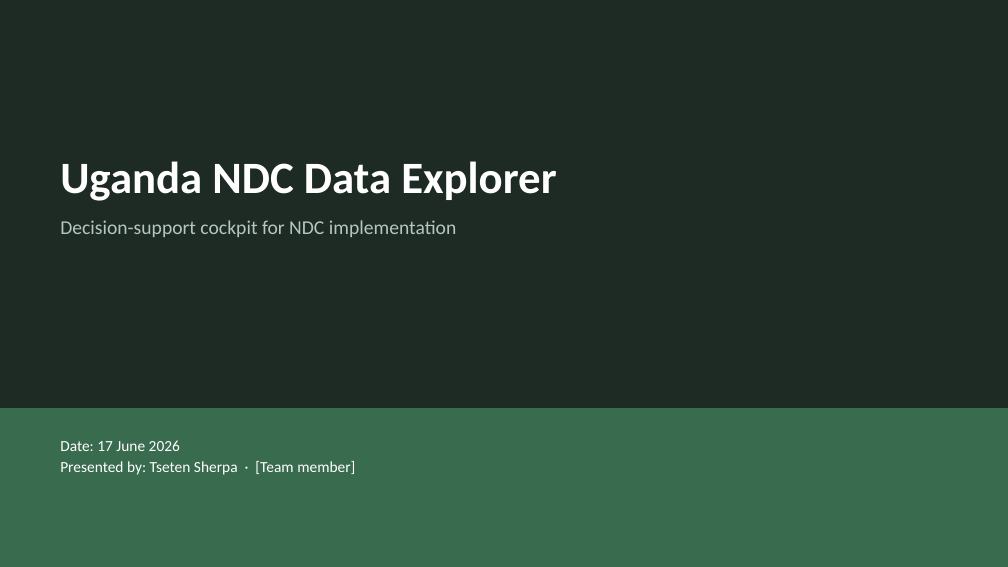
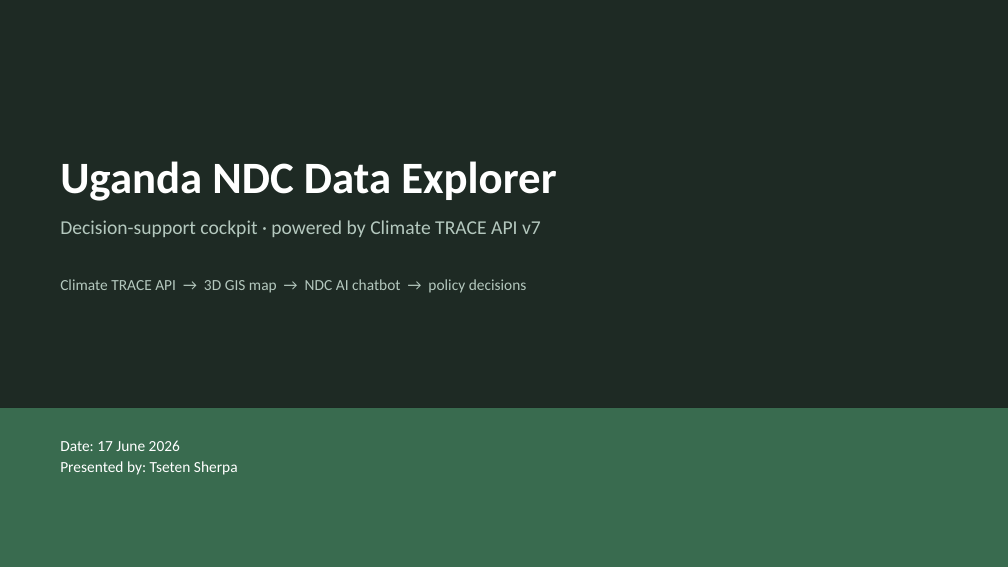
Before and after one commit to tseten14/NDC-Dashboard, a slide deck: slide 1 of docs/Uganda-NDC-Data-Explorer-Demo-June-17-2026.pptx. Drawn at 1008x567 pixels with LibreOffice and Linux fonts; fonts in the diff are those of the drawing. Boxes give left, top, right and bottom in pixels: in the first picture for what was removed or moved away, otherwise in the second. Text is boxed around its words. In the diff, an @@ line names an element or a change of style, - is before the commit and + after.

```diff
--- a/docs/Uganda-NDC-Data-Explorer-Demo-June-17-2026.pptx
+++ b/docs/Uganda-NDC-Data-Explorer-Demo-June-17-2026.pptx
@@ text at (x1=60, y1=220, x2=541, y2=237): text changed @@
-Decision-support cockpit for NDC implementation
+Decision-support cockpit · powered by Climate TRACE API v7
@@ text added at (x1=60, y1=279, x2=527, y2=293), 11 pt, text #B4C8BE @@
+Climate TRACE API → 3D GIS map → NDC AI chatbot → policy decisions
@@ text at (x1=60, y1=440, x2=238, y2=475): text changed @@
-Date: 17 June 2026
-Presented by: Tseten Sherpa · [Team member]
+Date: 17 June 2026
+Presented by: Tseten Sherpa
```
Also in this commit, not shown: 2 other slides changed, 8 slides added, 11 slides removed, 49 other files.
